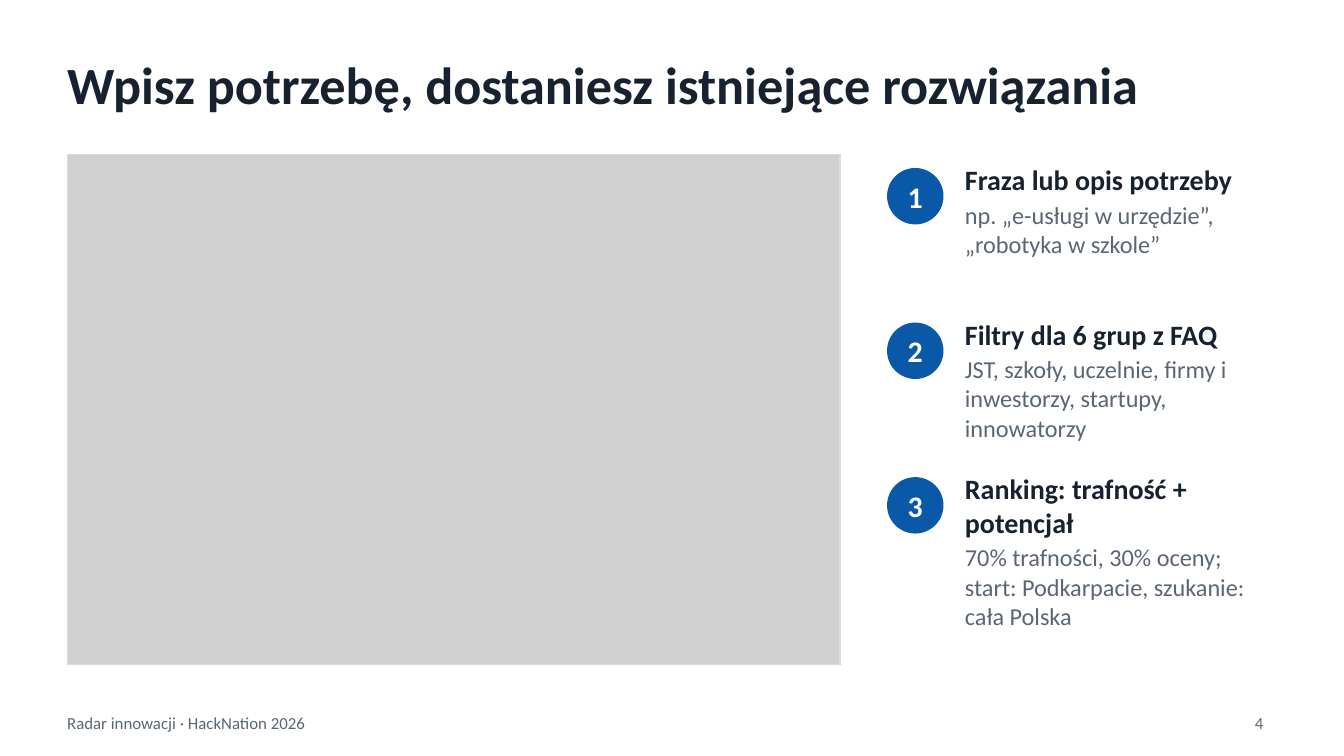
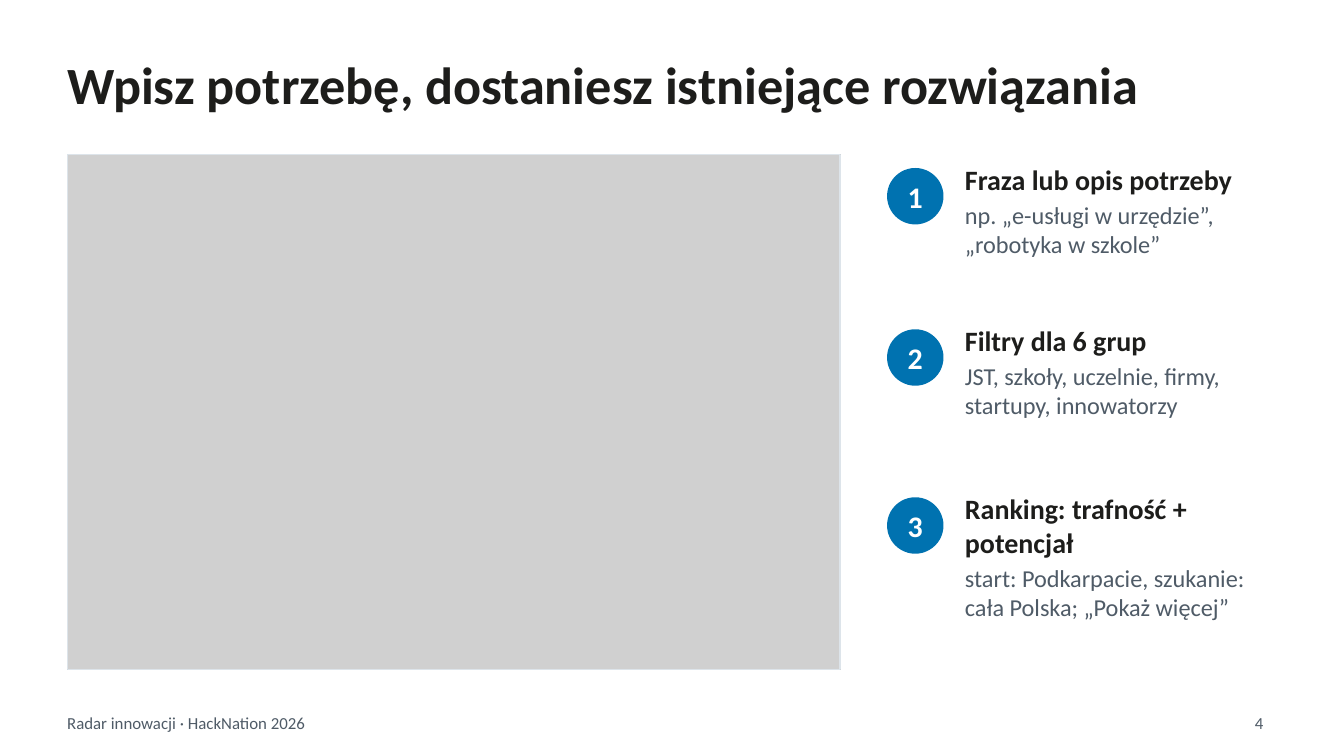
Before and after one commit to FilipLangiewicz/InnovationHub, a slide deck: slide 4 of docs/presentation/Radar_innowacji.pptx. Drawn at 1344x756 pixels with LibreOffice and Linux fonts; fonts in the diff are those of the drawing; grey boxes stand for pictures. Boxes give left, top, right and bottom in pixels: in the first picture for what was removed or moved away, otherwise in the second. Text is boxed around its words. In the diff, an @@ line names an element or a change of style, - is before the commit and + after.

```diff
--- a/docs/presentation/Radar_innowacji.pptx
+++ b/docs/presentation/Radar_innowacji.pptx
@@ title "Wpisz potrzebę, dostaniesz istniejące rozwiązania" at box(67, 67, 1138, 113): text colour #17212F to #1D1D1B @@
@@ picture: place and size @@
-picture at box(67, 155, 840, 664)
+picture at box(67, 155, 840, 669)
@@ rectangle: place and size @@
-rectangle at box(67, 155, 840, 664)
+rectangle at box(67, 155, 840, 669)
@@ rectangle at box(67, 155, 840, 669): outline #D6DCE4 0.75 pt to #DDE4EA 0.75 pt @@
@@ text "Fraza lub opis potrzeby" at box(965, 170, 1232, 257): text colour #17212F to #1D1D1B in "Fraza lub opis potrzeby"; text colour #5B6675 to #4F5B67 in "np. „e-usługi w urzędzie”, „robotyka w szkole”" @@
@@ text "2": place and size @@
-text "2" at box(908, 342, 923, 362)
+text "2" at box(908, 349, 923, 369)
@@ ellipse: place and size @@
-ellipse at box(887, 323, 943, 379)
+ellipse at box(887, 329, 943, 386)
@@ text at box(965, 331, 1219, 418): text changed; text colour #5B6675 to #4F5B67 @@
-Filtry dla 6 grup z FAQ
-JST, szkoły, uczelnie, firmy i inwestorzy, startupy, innowatorzy
+Filtry dla 6 grup
+JST, szkoły, uczelnie, firmy, startupy, innowatorzy
@@ 2 texts, 1 ellipse: place and size @@
-2 texts, 1 ellipse at box(887, 477, 1244, 625)
+2 texts, 1 ellipse at box(887, 497, 1244, 620)
@@ fill #0A58A8 to #0072B0 in 3 elements at box(887, 168, 943, 224), box(887, 329, 943, 386), box(887, 497, 943, 554) @@
@@ text at box(965, 499, 1166, 558): text colour #17212F to #1D1D1B in "Ranking: trafność + potencjał" @@
@@ text at box(965, 570, 1244, 620): text changed; text colour #5B6675 to #4F5B67 @@
-70% trafności, 30% oceny; start: Podkarpacie, szukanie: cała Polska
+start: Podkarpacie, szukanie: cała Polska; „Pokaż więcej”
```
Also in this commit, not shown: 6 other slides changed, 3 slides added, 3 slides removed, 7 other files.
